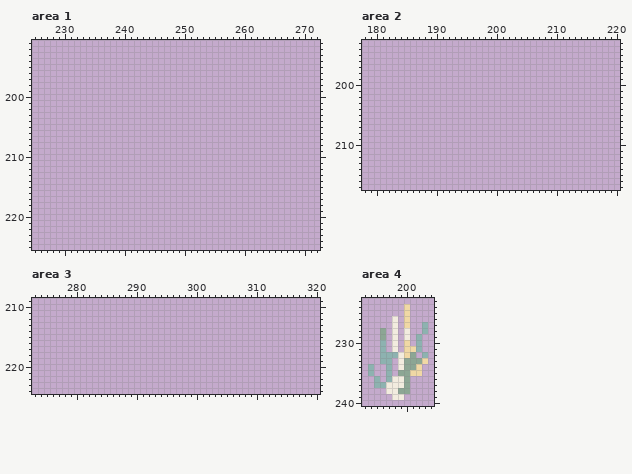
A pixel-art file gets an edit: Textures/ConceptArt/ConceptArt1.aseprite. The first picture shows the starting point.
815x816 pixels, 1 frame. Colours within 5 levels of each other are drawn and written as one. Shown: area 1: x 225..272, y 191..225; area 2: x 178..220, y 193..217; area 3: x 273..320, y 209..224; area 4: x 193..204, y 223..240. The commit also changed other parts of the picture, which this record leaves out.
New version:
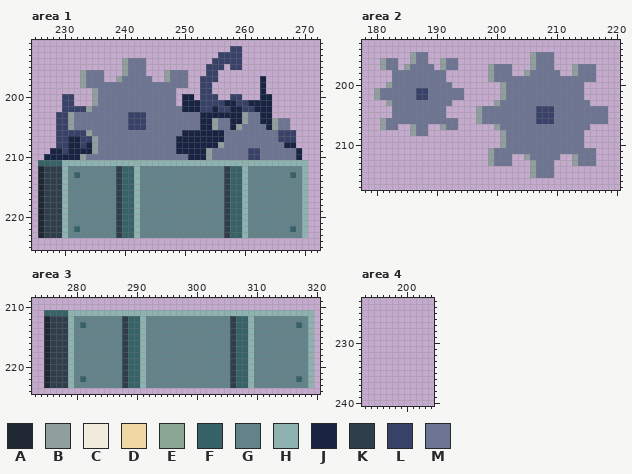
Palette (. is transparent): A #1f2732  B #909e9e  C #f2ecdf  D #f0d8a5  E #8ca694  F #376268  G #628389  H #8db2b0  J #192443  K #2e3e4b  L #384268  M #6d7593
What changed:
--- area 1
@@ x 225..272 @@
 191 ................................................
-192 ................................................
-193 ................................................
-194 ................................................
-195 ................................................
-196 ................................................
-197 ................................................
-198 ................................................
-199 ................................................
-200 ................................................
-201 ................................................
-202 ................................................
-203 ................................................
-204 ................................................
-205 ................................................
-206 ................................................
-207 ................................................
-208 ................................................
-209 ................................................
-210 ................................................
-211 ................................................
-212 ................................................
-213 ................................................
-214 ................................................
-215 ................................................
-216 ................................................
-217 ................................................
-218 ................................................
-219 ................................................
-220 ................................................
-221 ................................................
-222 ................................................
-223 ................................................
+192 .................................LL.............
+193 ...............................LLLL.............
+194 ...............BMMM...........LLLLL.............
+195 ...............BMMM..........LLL.LL.............
+196 ........BMMM...BMMM...BMMM...LL.................
+197 ........BMMM..BMMMMM..BMMM..LLL.......J.........
+198 ........BMMMMMMMMMMMMMMMMM..LL........J.........
+199 ..........BMMMMMMMMMMMMM....LL........J.........
+200 .....LL...BMMMMMMMMMMMMM.JJ.LLL..LL...JJ........
+201 .....LL...BMMMMMMMMMMMMM.JJJLLLLJJLLJJJJ........
+202 .....LLLLBMMMMMMMMMMMMMMMJJJLLJLLJJLLJJJ........
+203 ....LLBMMMMMMMMMLLLMMMMMMMMMJJJJJJJBMMJJ........
+204 ....LLBMMMMMMMMMLLLMMMMMMMMMJJBMMJJBMMJJBMM.....
+205 ....LLBMMMMMMMMMLLLMMMMMMMMMJJBMMJBMMMMJBMM.....
+206 ....LLLLLBMMMMMMMMMMMMMMMJJJJJJJMMMMMMMMMLLL....
+207 ....LLJJLLBMMMMMMMMMMMMMJJJJJJJJMMMMMMMMMLLL....
+208 ....LLJJLJBMMMMMMMMMMMMMJJJJJJJBMMMMMMMMMMJJ....
+209 ...JJLJJJJBMMMMMMMMMMMMMJJJJJBMMMMMMLLMMMMMMJ...
+210 ..JJJJJJBMMMMMMMMMMMMMMMMMJJJBMMMMMMLLMMMMMMJ...
+211 .FFFFHHHHHHHHHHHHHHHHHHHHHHHHHHHHHHHHHHHHHHHHH..
+212 .AKKKHGGGGGGGGKFFHGGGGGGGGGGGGGGKFFHGGGGGGGGGH..
+213 .AKKKHGFGGGGGGKFFHGGGGGGGGGGGGGGKFFHGGGGGGGFGH..
+214 .AKKKHGGGGGGGGKFFHGGGGGGGGGGGGGGKFFHGGGGGGGGGH..
+215 .AKKKHGGGGGGGGKFFHGGGGGGGGGGGGGGKFFHGGGGGGGGGH..
+216 .AKKKHGGGGGGGGKFFHGGGGGGGGGGGGGGKFFHGGGGGGGGGH..
+217 .AKKKHGGGGGGGGKFFHGGGGGGGGGGGGGGKFFHGGGGGGGGGH..
+218 .AKKKHGGGGGGGGKFFHGGGGGGGGGGGGGGKFFHGGGGGGGGGH..
+219 .AKKKHGGGGGGGGKFFHGGGGGGGGGGGGGGKFFHGGGGGGGGGH..
+220 .AKKKHGGGGGGGGKFFHGGGGGGGGGGGGGGKFFHGGGGGGGGGH..
+221 .AKKKHGGGGGGGGKFFHGGGGGGGGGGGGGGKFFHGGGGGGGGGH..
+222 .AKKKHGFGGGGGGKFFHGGGGGGGGGGGGGGKFFHGGGGGGGFGH..
+223 .AKKKHGGGGGGGGKFFHGGGGGGGGGGGGGGKFFHGGGGGGGGGH..
 224 ................................................
--- area 2
@@ x 178..220 @@
 194 ...........................................
-195 ...........................................
-196 ...........................................
-197 ...........................................
-198 ...........................................
-199 ...........................................
-200 ...........................................
-201 ...........................................
-202 ...........................................
-203 ...........................................
-204 ...........................................
-205 ...........................................
-206 ...........................................
-207 ...........................................
-208 ...........................................
-209 ...........................................
-210 ...........................................
-211 ...........................................
-212 ...........................................
-213 ...........................................
-214 ...........................................
-215 ...........................................
+195 ........BMM.................BMMM...........
+196 ...BMM..BMM..BMM............BMMM...........
+197 ...BMM.BMMMM.BMM.....BMMM...BMMM...BMMM....
+198 .....MMMMMMMMM.......BMMM..BMMMMM..BMMM....
+199 .....MMMMMMMMM.......BMMMMMMMMMMMMMMMMM....
+200 ....BMMMMMMMMMM........BMMMMMMMMMMMMM......
+201 ..BMMMMMMLLMMMMMM......BMMMMMMMMMMMMM......
+202 ..BMMMMMMLLMMMMMM......BMMMMMMMMMMMMM......
+203 ....BMMMMMMMMMM.......BMMMMMMMMMMMMMMM.....
+204 .....MMMMMMMMM.....BMMMMMMMMMLLLMMMMMMMMM..
+205 .....MMMMMMMMM.....BMMMMMMMMMLLLMMMMMMMMM..
+206 ...BMMMMMMMMMMMM...BMMMMMMMMMLLLMMMMMMMMM..
+207 ...BMM..BMM..BMM......BMMMMMMMMMMMMMMM.....
+208 ........BMM............BMMMMMMMMMMMMM......
+209 .......................BMMMMMMMMMMMMM......
+210 .......................BMMMMMMMMMMMMM......
+211 .....................BMMMMMMMMMMMMMMMMM....
+212 .....................BMMM..BMMMMM..BMMM....
+213 .....................BMMM...BMMM...BMMM....
+214 ............................BMMM...........
+215 ............................BMMM...........
 216 ...........................................
--- area 3
@@ x 273..320 @@
 210 ................................................
-211 ................................................
-212 ................................................
-213 ................................................
-214 ................................................
-215 ................................................
-216 ................................................
-217 ................................................
-218 ................................................
-219 ................................................
-220 ................................................
-221 ................................................
-222 ................................................
-223 ................................................
+211 ..FFFFHHHHHHHHHHHHHHHHHHHHHHHHHHHHHHHHHHHHHHHHH.
+212 ..AKKKHGGGGGGGGKFFHGGGGGGGGGGGGGGKFFHGGGGGGGGGH.
+213 ..AKKKHGFGGGGGGKFFHGGGGGGGGGGGGGGKFFHGGGGGGGFGH.
+214 ..AKKKHGGGGGGGGKFFHGGGGGGGGGGGGGGKFFHGGGGGGGGGH.
+215 ..AKKKHGGGGGGGGKFFHGGGGGGGGGGGGGGKFFHGGGGGGGGGH.
+216 ..AKKKHGGGGGGGGKFFHGGGGGGGGGGGGGGKFFHGGGGGGGGGH.
+217 ..AKKKHGGGGGGGGKFFHGGGGGGGGGGGGGGKFFHGGGGGGGGGH.
+218 ..AKKKHGGGGGGGGKFFHGGGGGGGGGGGGGGKFFHGGGGGGGGGH.
+219 ..AKKKHGGGGGGGGKFFHGGGGGGGGGGGGGGKFFHGGGGGGGGGH.
+220 ..AKKKHGGGGGGGGKFFHGGGGGGGGGGGGGGKFFHGGGGGGGGGH.
+221 ..AKKKHGGGGGGGGKFFHGGGGGGGGGGGGGGKFFHGGGGGGGGGH.
+222 ..AKKKHGFGGGGGGKFFHGGGGGGGGGGGGGGKFFHGGGGGGGFGH.
+223 ..AKKKHGGGGGGGGKFFHGGGGGGGGGGGGGGKFFHGGGGGGGGGH.
 224 ................................................
--- area 4
@@ x 193..204 @@
 223 ............
-224 .......D....
-225 .......D....
-226 .....C.D....
-227 .....C.D..H.
-228 ...E.C.C..H.
-229 ...E.C.C.H..
-230 ...H.C.D.H..
-231 ...H.C.DDH..
-232 ...HHHCDE.H.
-233 ...HH.CEEED.
-234 .H..H.CEED..
-235 .H..H.EEDD..
-236 ..H.HCCE....
-237 ..HHCCCE....
-238 ....CCEE....
-239 .....CC.....
+224 ............
+225 ............
+226 ............
+227 ............
+228 ............
+229 ............
+230 ............
+231 ............
+232 ............
+233 ............
+234 ............
+235 ............
+236 ............
+237 ............
+238 ............
+239 ............
 240 ............
Boxes around the changes in both pictures, in picture pixels (x1, y1, x2, y2):
added: (38, 46, 308, 238)
added: (374, 52, 608, 178)
added: (44, 310, 314, 388)
erased: (368, 304, 428, 400)
